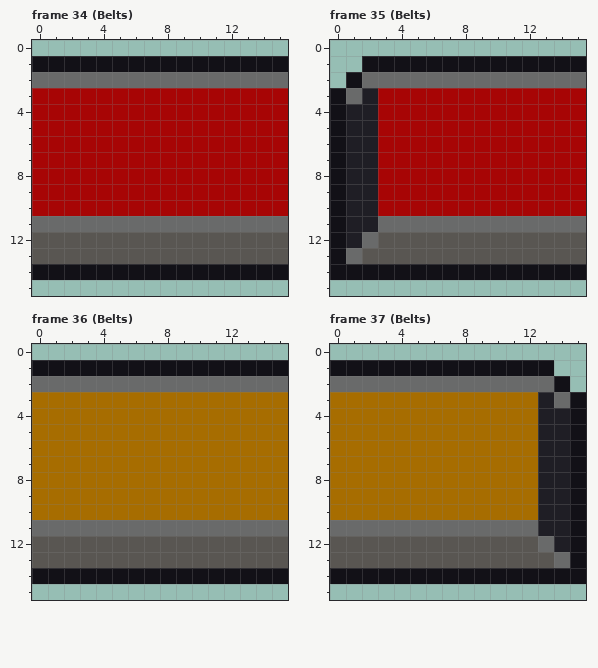
Pixel-art file -- art/conveyors/conveyor.aseprite. This is how it looked before the edit.
16x16 pixels, 65 frames. Shown: frame 34 (Belts), frame 35 (Belts), frame 36 (Belts), frame 37 (Belts). The commit also changed other frames, which this record leaves out.
After:
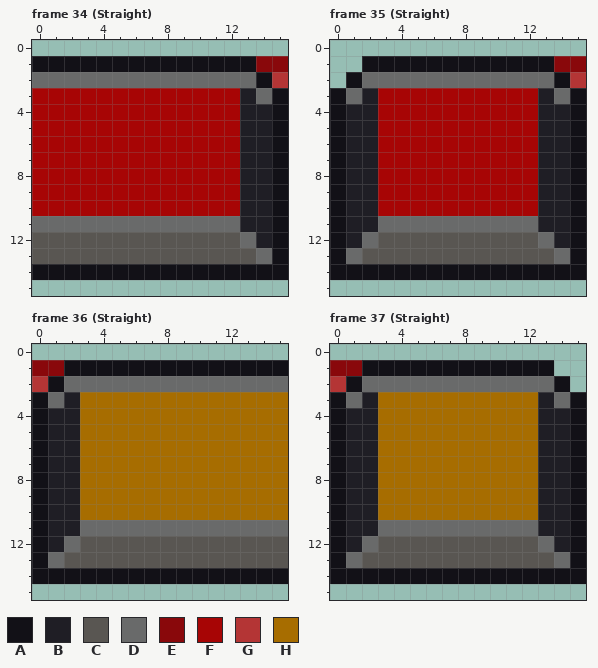
Palette (. is transparent): A #121117  B #1f1e25  C #595652  D #696a6a  E #89080b  F #a70505  G #b43535  H #a76d00
The author wrote: Prerequisites for underground belts
Difference:
layer "BeltEndOverlay" now shown
--- frame 34 (Straight), layer "BeltEndOverlay"
@@ x 11..15 @@
  0 .....
- 1 AAAAA
- 2 DDDDD
- 3 FFFFF
- 4 FFFFF
- 5 FFFFF
- 6 FFFFF
- 7 FFFFF
- 8 FFFFF
- 9 FFFFF
-10 FFFFF
-11 DDDDD
-12 CCCCC
-13 CCCCC
+ 1 AAAEE
+ 2 DDDAG
+ 3 FFBDA
+ 4 FFBBA
+ 5 FFBBA
+ 6 FFBBA
+ 7 FFBBA
+ 8 FFBBA
+ 9 FFBBA
+10 FFBBA
+11 DDBBA
+12 CCDBA
+13 CCCDA
 14 AAAAA
--- frame 35 (Straight), layer "BeltEndOverlay": the same change as frame 34 (Straight)
--- frame 36 (Straight), layer "BeltEndOverlay"
@@ x 0..4 @@
  0 .....
- 1 AAAAA
- 2 DDDDD
- 3 HHHHH
- 4 HHHHH
- 5 HHHHH
- 6 HHHHH
- 7 HHHHH
- 8 HHHHH
- 9 HHHHH
-10 HHHHH
-11 DDDDD
-12 CCCCC
-13 CCCCC
+ 1 EEAAA
+ 2 GADDD
+ 3 ADBHH
+ 4 ABBHH
+ 5 ABBHH
+ 6 ABBHH
+ 7 ABBHH
+ 8 ABBHH
+ 9 ABBHH
+10 ABBHH
+11 ABBDD
+12 ABDCC
+13 ADCCC
 14 AAAAA
--- frame 37 (Straight), layer "BeltEndOverlay": the same change as frame 36 (Straight)
Where, in picture pixels (left, top, right, bottom), the same in both pictures:
changed: (240, 56, 288, 264)
changed: (538, 56, 586, 264)
changed: (32, 360, 80, 568)
changed: (330, 360, 378, 568)
